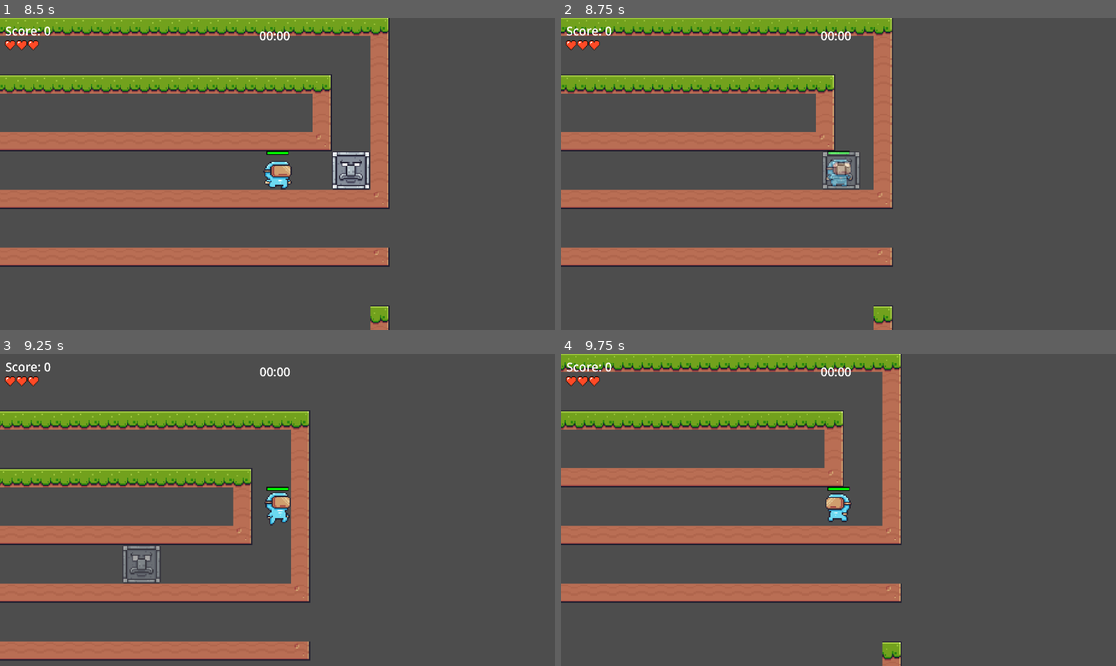
Above: before the commit, frames 1-4 (two rows, left to right).
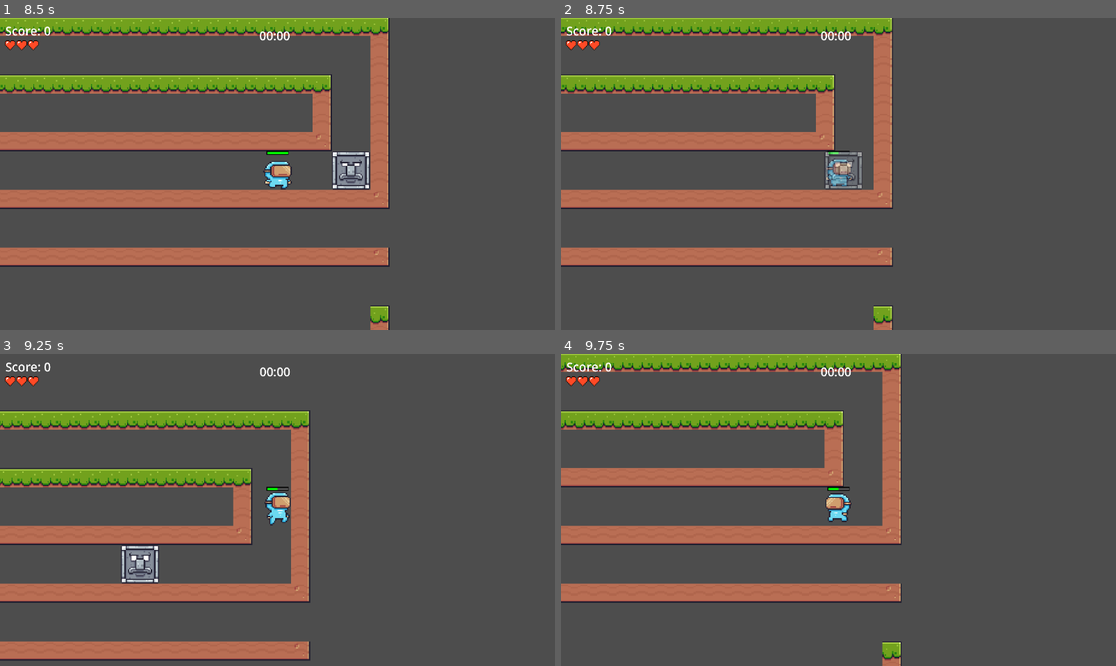
Above: after the commit, the same moments.

Repository: CD1FOX/2D-Platformer
Game: Godot game, scene res://Scenes/main.tscn
Two runs of this game, one before a commit and one after it. Both use one fixed random seed, a clock stepped at 60 frames per second and the inputs below.
Inputs:
- Up to frame 1 (8.5 s): hold D (Right) 0.53-2.03 s; tap W (Jump) at 0.77, 1.52, 3.02, 3.77, 4.52, 6.02, 6.77, 7.52 s; hold A (Left) 2.03-2.78 s; hold D (Right) 2.78-4.28 s; hold A (Left) 4.28-5.03 s; hold D (Right) 5.03-5.78 s; hold A (Left) 5.78-7.28 s; hold D (Right) from 7.28 s (still down)
- Up to frame 2 (8.75 s): keep holding D (Right)
- Up to frame 3 (9.25 s): keep holding D (Right); tap W (Jump) at 9.02 s
- Up to frame 4 (9.75 s): release D (Right) at 9.53 s; hold A (Left) from 9.53 s (still down)

Frame 1 is identical in both runs. In frame 2, 0.4% of the frame differs, in the area x 47-55%, y 42-55%; in frame 3, 0.7%, in the area x 21-52%, y 42-74%; in frame 4, less than 0.1%.

Commit message:
Update
feat(rock-head-trap): add logic to damage the player health to -50

Diff:
--- a/Scenes/Traps/Scripts/rock_head_trap.gd
+++ b/Scenes/Traps/Scripts/rock_head_trap.gd
@@ -7,6 +7,7 @@
 var max_speed = 750
 var acceleration = 250
 var waiting_for_cooldown = false
+var player_detected = false
 
 @onready var animation = $AnimatedSprite2D
 @onready var trap_collision = $TrapCollision
@@ -49,8 +50,6 @@
 	if raycast.is_colliding():
 		var collider = raycast.get_collider()
 		if collider and not collider.is_in_group("Player"):
-			animation.modulate.a = 1
-			trap_collision.disabled = false
 			match current_direction:
 				Direction.UP: animation.play("up_anim")
 				Direction.RIGHT: animation.play("right_anim")
@@ -60,10 +59,17 @@
 			waiting_for_cooldown = true
 			raycast.enabled = false
 			cooldown_timers[current_direction].start()
-		elif collider and collider.is_in_group("Player"):
+		elif collider and collider.is_in_group("Player") and not player_detected:
+			player_detected = true
 			animation.modulate.a = 0.5
 			trap_collision.disabled = true
+			Global.health -= 50
 
+			await get_tree().create_timer(0.3).timeout
+
+			player_detected = false
+			trap_collision.disabled = false
+			animation.modulate.a = 1.0
 
 	move_and_slide()
 
